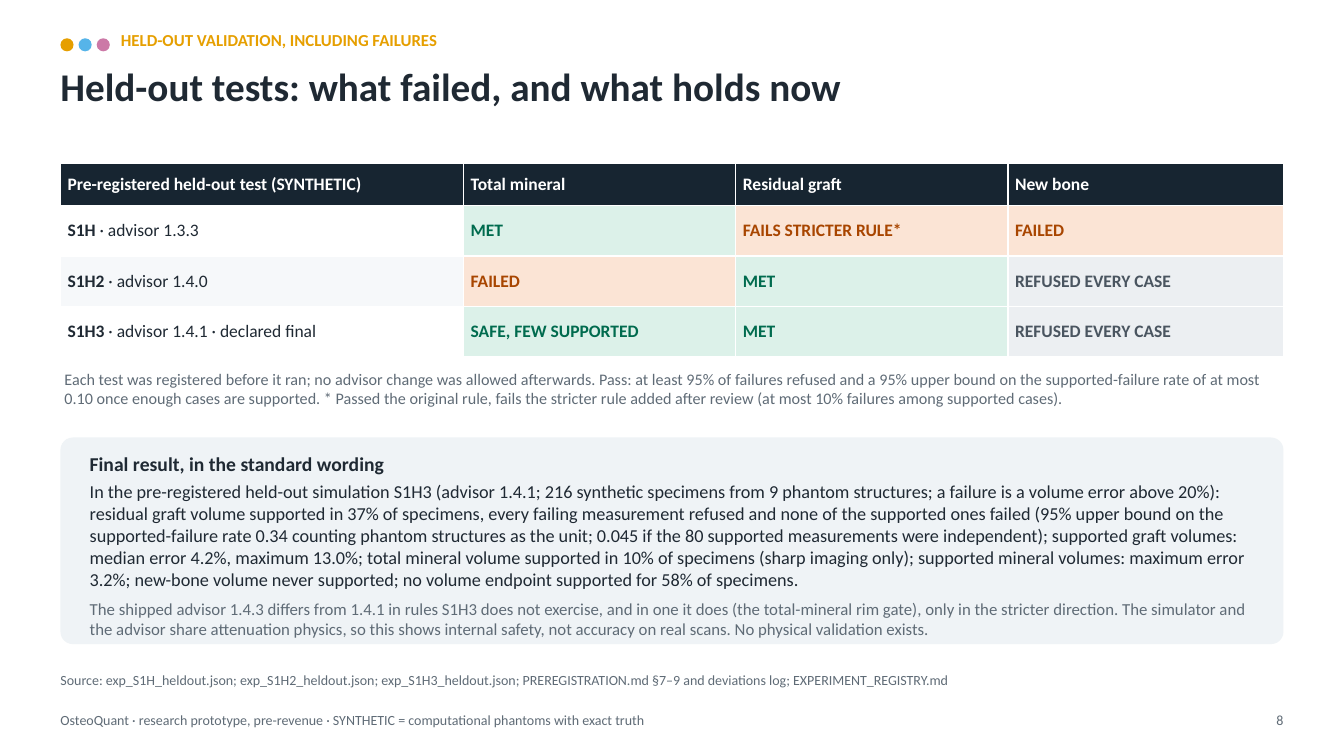
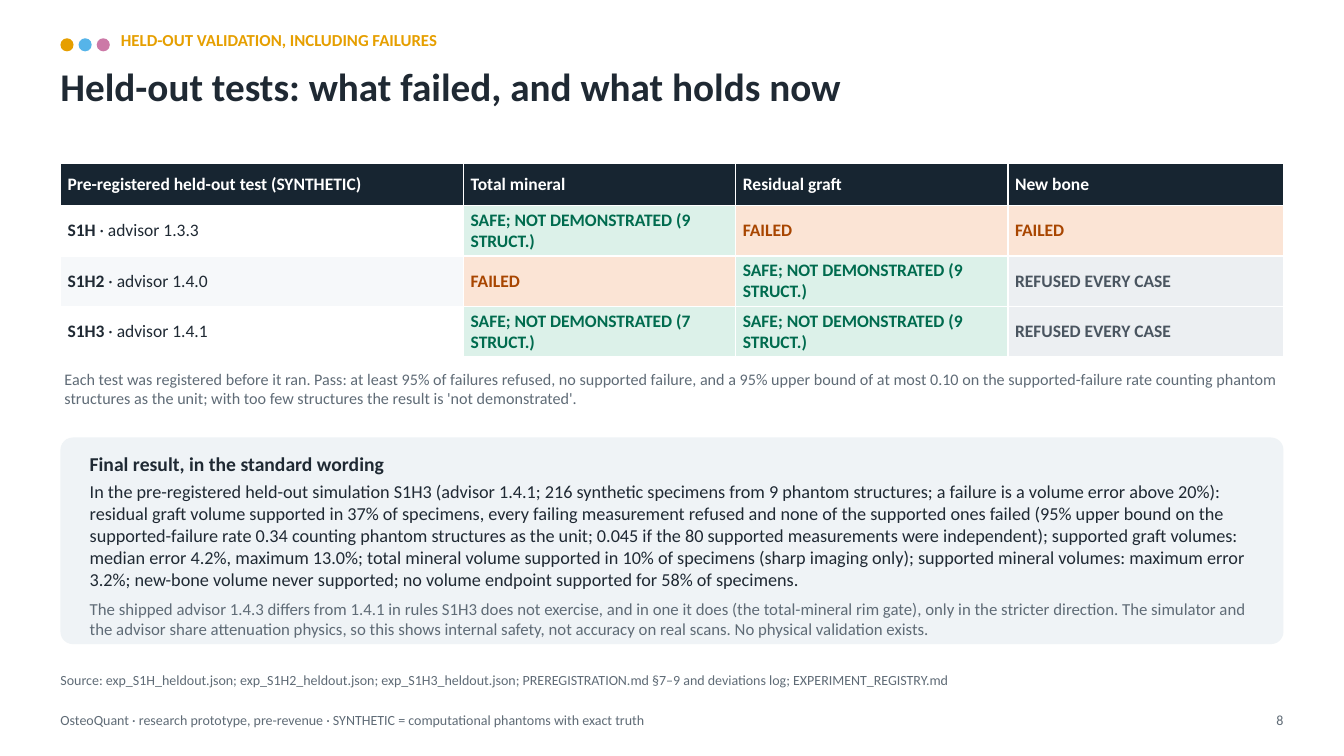
Before and after one commit to arnavhiteshpatel-cloud/playground, a slide deck: slide 8 of investor/OsteoQuant_Investor_Deck.pptx. Drawn at 1344x756 pixels with LibreOffice and Linux fonts; fonts in the diff are those of the drawing. Boxes give left, top, right and bottom in pixels: in the first picture for what was removed or moved away, otherwise in the second. Text is boxed around its words. In the diff, an @@ line names an element or a change of style, - is before the commit and + after.

```diff
--- a/investor/OsteoQuant_Investor_Deck.pptx
+++ b/investor/OsteoQuant_Investor_Deck.pptx
@@ table at bbox=[60, 163, 1284, 357] @@
-row 2, column 2: MET
+row 2, column 2: SAFE; NOT DEMONSTRATED (9 STRUCT.)
-row 2, column 3: FAILS STRICTER RULE*
+row 2, column 3: FAILED
-row 3, column 3: MET
+row 3, column 3: SAFE; NOT DEMONSTRATED (9 STRUCT.)
-row 4: S1H3 · advisor 1.4.1 · declared final | SAFE, FEW SUPPORTED | MET | REFUSED EVERY CASE
+row 4: S1H3 · advisor 1.4.1 | SAFE; NOT DEMONSTRATED (7 STRUCT.) | SAFE; NOT DEMONSTRATED (9 STRUCT.) | REFUSED EVERY CASE
@@ text at bbox=[64, 374, 1276, 406]: text changed @@
-Each test was registered before it ran; no advisor change was allowed afterwards. Pass: at least 95% of failures refused and a 95% upper bound on the supported-failure rate of at most 0.10 once enough cases are supported. * Passed the original rule, fails the stricter rule added after review (at most 10% failures among supported cases).
+Each test was registered before it ran. Pass: at least 95% of failures refused, no supported failure, and a 95% upper bound of at most 0.10 on the supported-failure rate counting phantom structures as the unit; with too few structures the result is 'not demonstrated'.
```
Also in this commit, not shown: 2 other slides changed, 4 other files.
